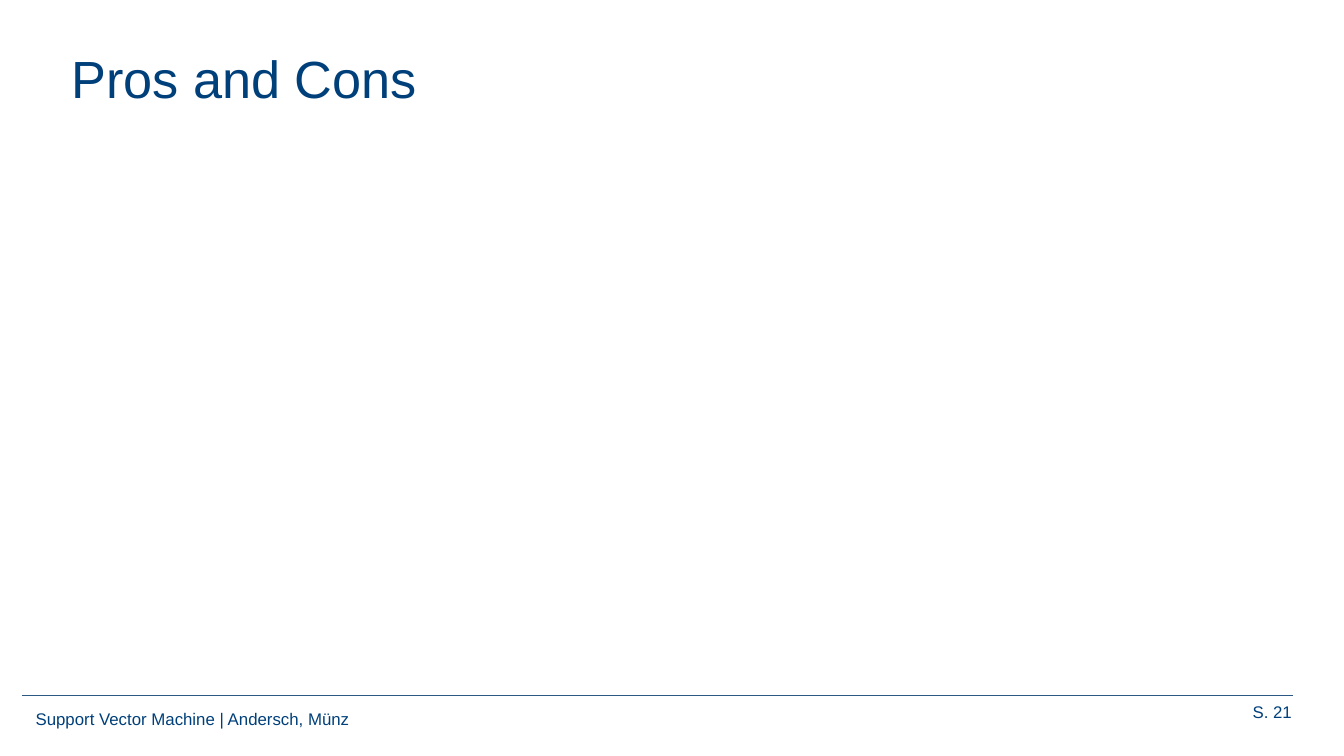
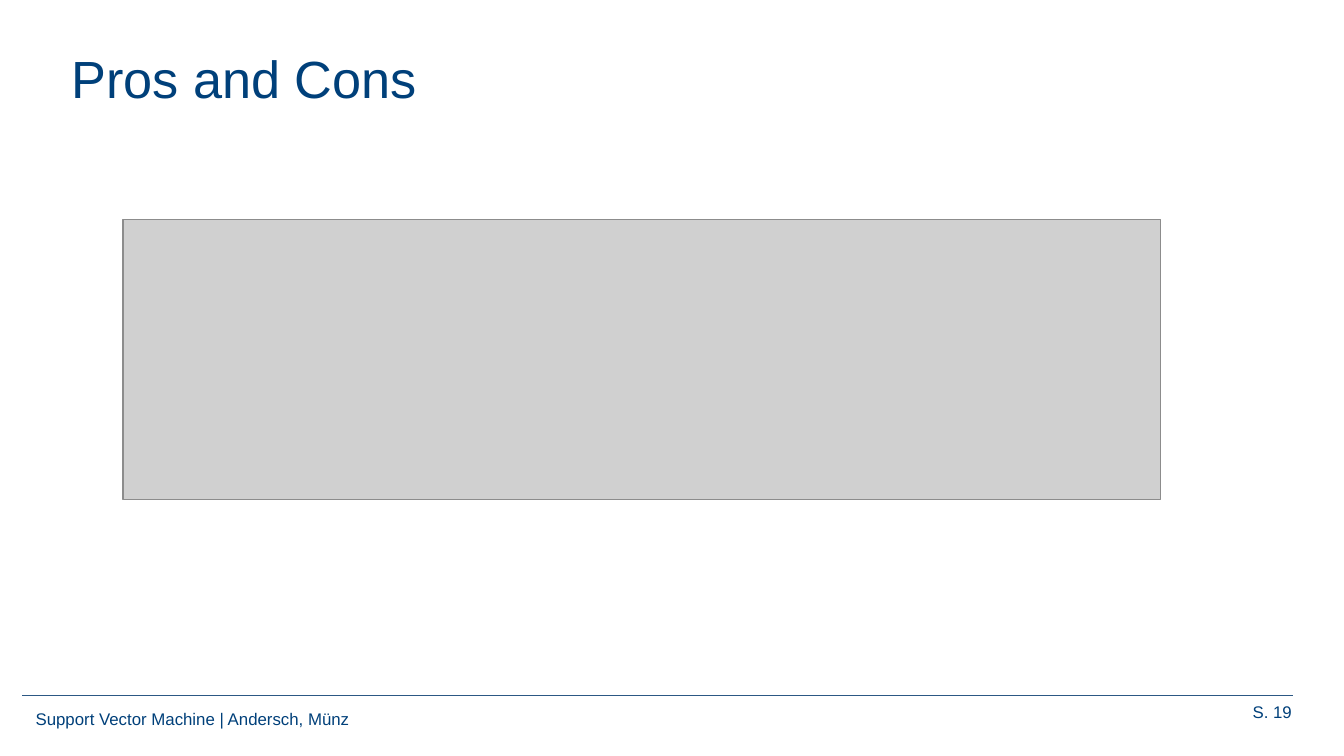
Before and after one commit to Frandersch/Statistical-Machine-Learning, a slide deck: slide 19 of Präsentation/Support Vector Machines.pptx (slide 21 before the commit). Drawn at 1344x756 pixels with LibreOffice and Linux fonts; fonts in the diff are those of the drawing; grey boxes stand for pictures; background and template pictures are left out. Boxes give left, top, right and bottom in pixels: in the first picture for what was removed or moved away, otherwise in the second. Text is boxed around its words. In the diff, an @@ line names an element or a change of style, - is before the commit and + after.

Commit message:
pros and cons + first hypothesis

```diff
--- a/Präsentation/Support Vector Machines.pptx
+++ b/Präsentation/Support Vector Machines.pptx
@@ picture added at (124, 219, 1161, 499) @@
@@ page number at (1253, 706, 1292, 718): text changed @@
-S. 21
+S. 19
```
Also in this commit, not shown: 7 other slides changed, 1 slide added, 3 slides removed, 19 other files.
